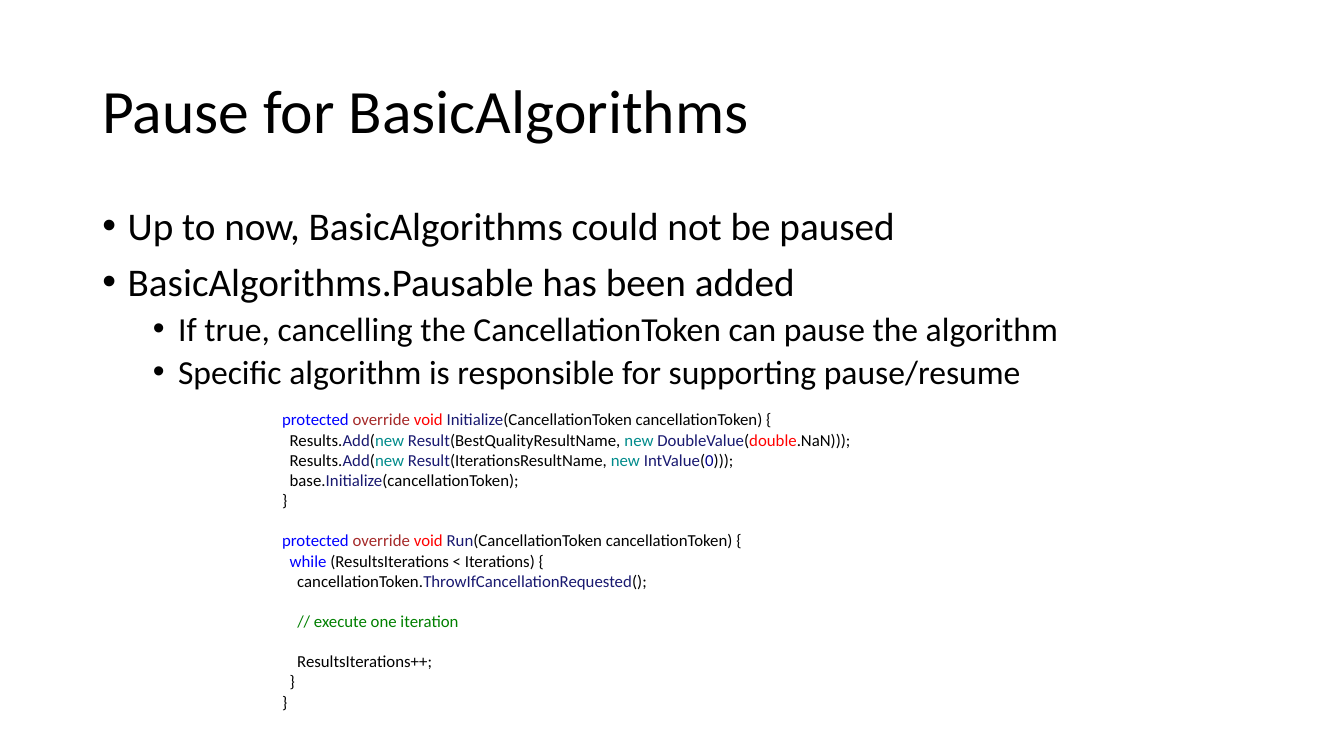
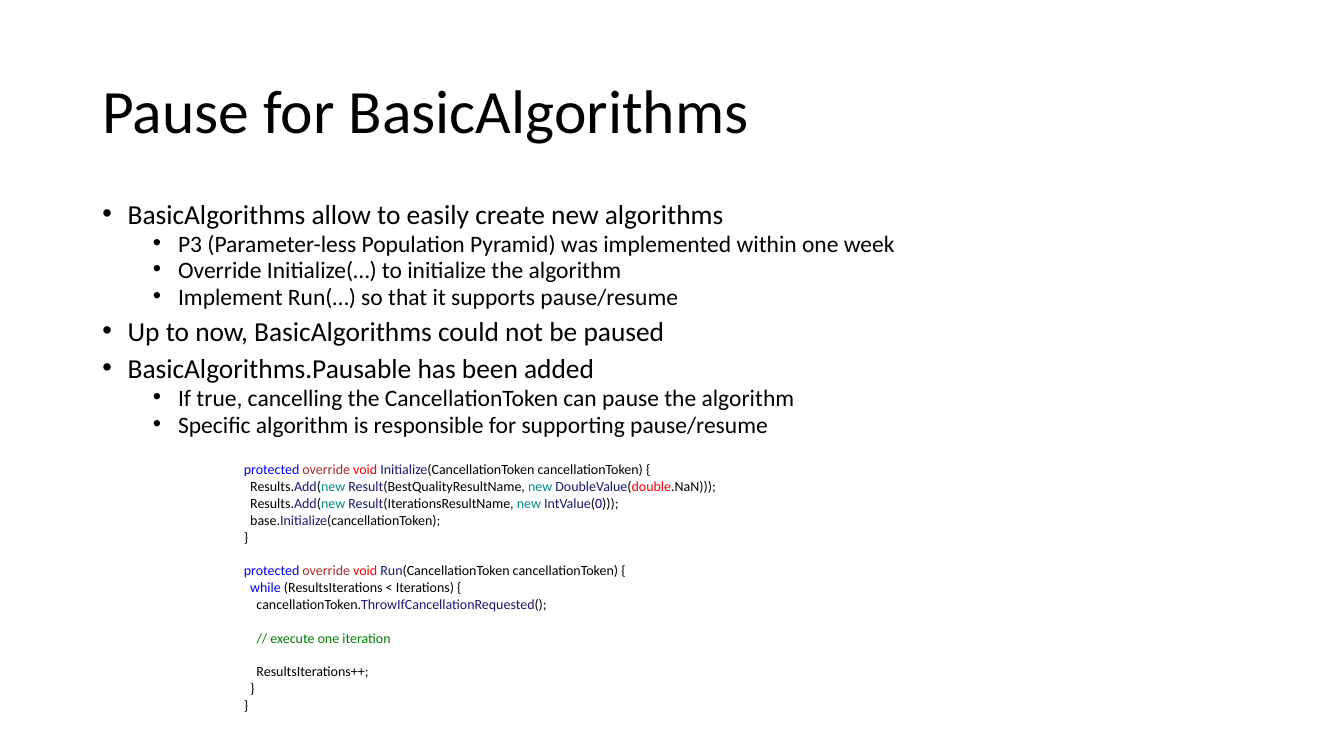
Before and after one commit to heal-research/HeuristicLab, a slide deck: slide 9 of documentation/HeuristicLab 4.0.pptx. Drawn at 1344x756 pixels with LibreOffice and Linux fonts; fonts in the diff are those of the drawing. Boxes give left, top, right and bottom in pixels: in the first picture for what was removed or moved away, otherwise in the second. Text is boxed around its words. In the diff, an @@ line names an element or a change of style, - is before the commit and + after.

```diff
--- a/documentation/HeuristicLab 4.0.pptx
+++ b/documentation/HeuristicLab 4.0.pptx
@@ text at box(128, 205, 895, 309): paragraphs added @@
+• BasicAlgorithms allow to easily create new algorithms
+  • P3 (Parameter-less Population Pyramid) was implemented within one week
+  • Override Initialize(…) to initialize the algorithm
+  • Implement Run(…) so that it supports pause/resume
@@ text at box(128, 322, 795, 437): size 28 to 19.6 pt in "Up to now, BasicAlgorithms could not be ...", "BasicAlgorithms.Pausable has been added"; size 24 to 16.8 pt in "If true, cancelling the CancellationToken can pause ...", "Specific algorithm is responsible for supporting pause/resum ..."; line spacing 0.9 to 0.7 @@
@@ text "protected override void Initialize(CancellationToken cancell ...": place and size @@
-text "protected override void Initialize(CancellationToken cancell ..." at box(282, 413, 850, 669)
+text "protected override void Initialize(CancellationToken cancell ..." at box(244, 464, 715, 678)
@@ text "protected override void Initialize(CancellationToken cancell ..." at box(244, 464, 715, 678): size 12 to 10 pt @@
```
Also in this commit, not shown: 1 other slide changed.
